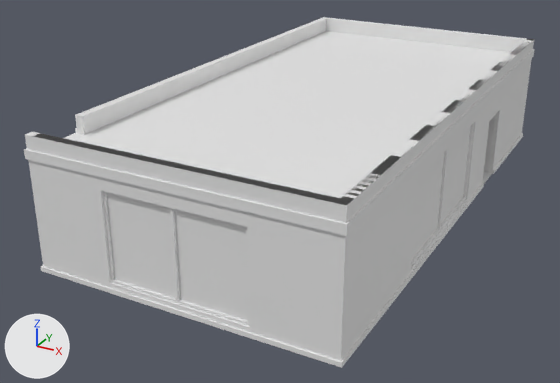
Renders of the Blender file Blender/Models/Map/Buildings/Shop.blend from each side of a commit.
One viewpoint serves both versions: a 50 mm lens placed at (9.7, -20.84, 10.03), pointed at (-1.05, -1.3, 0.26). Lighting does not change. The marker at lower left points along +X, +Y and +Z. Materials are left out; every surface is plain grey.

In view in the first picture: 'Ceiling', 'Outer Lista Bottom', 'Outer Lista Top', 'Outer Walls', 'WindowFrames', 'WindowPanes'.
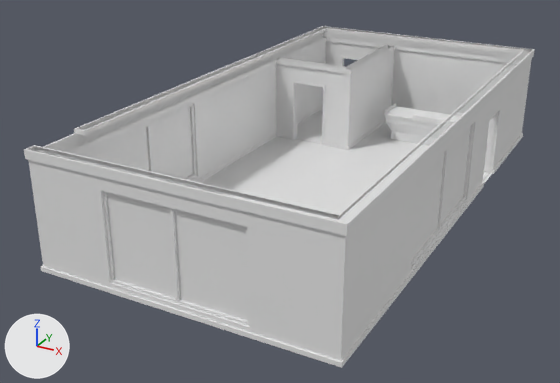
Patch to the scene script:
```diff
--- a/Blender/Models/Map/Buildings/Shop.blend.py
+++ b/Blender/Models/Map/Buildings/Shop.blend.py
@@ me_cube_017 @@
 # used by ob_outer_lista_top; location = (0.0, 0.0, 0.0)
-me_cube_017.from_pydata(...)  # 211 vertices, 173 faces; spans x -4.3..4.3, y -8.3..8.3, z 3.1..3.4
+me_cube_017.from_pydata(...)  # 243 vertices, 197 faces; spans x -4.3..4.3, y -8.3..8.3, z 3.1..3.4
+# me_cube_017 part 1
+# 2 vertices are removed from x -4.2, y -8.0..-6.5, z 3.2
+# 5 faces are deleted
+# 34 vertices are added at x -4.3..4.0, y -8.0..8.0, z 3.1..3.4
+# 29 new faces join them
@@ ob_ceiling @@
 ob_ceiling.location = (0.0, 0.0, 0.0)
+ob_ceiling.hide_set(True)
```

Where the change shows, as pixel boxes [x1, y1, x2, y2] in the pictures (560 x 383 px):
'Ceiling', hidden
    before: [25, 17, 534, 223]
part 1 of me_cube_017, built on
    before: [65, 128, 77, 138]
    after: [33, 28, 524, 220]
'Inner Walls', unchanged, uncovered by the edit
    after: [58, 37, 517, 186]
'Floor', unchanged, uncovered by the edit
    before: [483, 139, 492, 184]
    after: [193, 109, 492, 223]
'Kattolistas', unchanged, uncovered by the edit
    after: [59, 38, 521, 158]
'Kass', unchanged, uncovered by the edit
    after: [384, 103, 463, 146]
